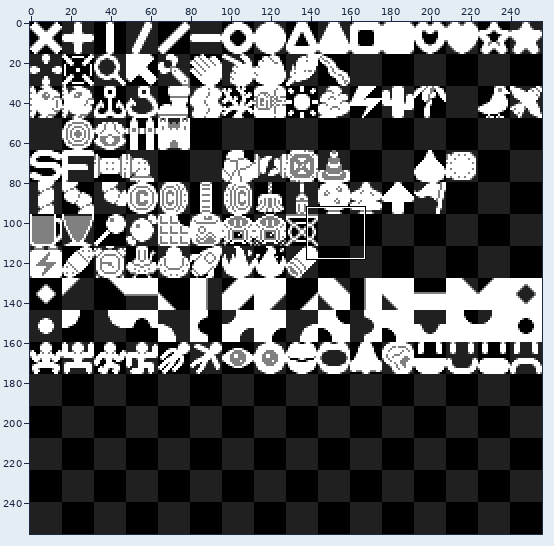
Pixel-art file, stored at framework/glyphs.ase. The picture above shows the old version from afar; the outline marks the close-up.
Close-up. Earlier state:
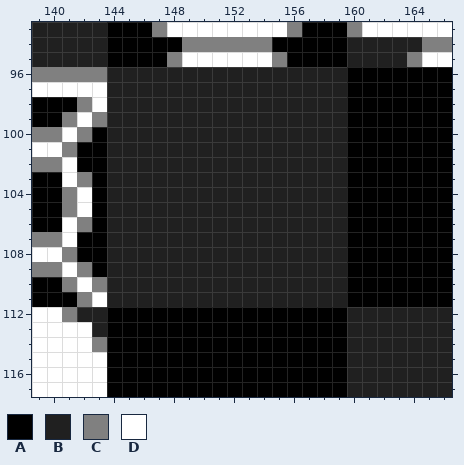
256x256 pixels, 1 frame. Shown: x 139..166, y 93..117.
Visible layers, top first: "main", "edit_bg".
Palette (. is transparent): A #000000  B #202020  C #808080  D #ffffff
Pixels before, first column x 139:
 93 BBBBBAAACDDDDDDDDCAAACDDDDDD
 94 BBBBBAAAAACCCCCCAAAAABBBBBCC
 95 BBBBBAAAACDDDDDDCAAAABBBBCDD
 96 CCCCCBBBBBBBBBBBBBBBBAAAAAAA
 97 DDDDDBBBBBBBBBBBBBBBBAAAAAAA
 98 AAACDBBBBBBBBBBBBBBBBAAAAAAA
 99 AACDCBBBBBBBBBBBBBBBBAAAAAAA
100 CCDCABBBBBBBBBBBBBBBBAAAAAAA
101 DDCAABBBBBBBBBBBBBBBBAAAAAAA
102 CCDAABBBBBBBBBBBBBBBBAAAAAAA
103 AADCABBBBBBBBBBBBBBBBAAAAAAA
104 AACDABBBBBBBBBBBBBBBBAAAAAAA
105 AACDABBBBBBBBBBBBBBBBAAAAAAA
106 AADCABBBBBBBBBBBBBBBBAAAAAAA
107 CCDAABBBBBBBBBBBBBBBBAAAAAAA
108 DDCAABBBBBBBBBBBBBBBBAAAAAAA
109 CCDCABBBBBBBBBBBBBBBBAAAAAAA
110 AACDCBBBBBBBBBBBBBBBBAAAAAAA
111 AAACDBBBBBBBBBBBBBBBBAAAAAAA
112 DDCBBAAAAAAAAAAAAAAAABBBBBBB
113 DDDDBAAAAAAAAAAAAAAAABBBBBBB
114 DDDDCAAAAAAAAAAAAAAAABBBBBBB
115 DDDDDAAAAAAAAAAAAAAAABBBBBBB
116 DDDDDAAAAAAAAAAAAAAAABBBBBBB
117 DDDDDAAAAAAAAAAAAAAAABBBBBBB
After the commit:
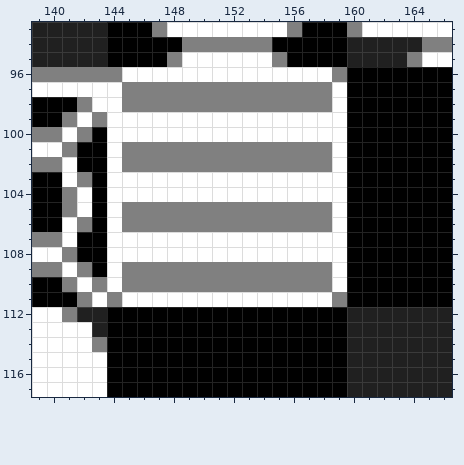
The author wrote: added filling cargo
Edits made:
{"where": "layer \"main\""}
{"y":96,"x":144,"old":"BBBBBBBBBBBBBBBB","new":"CDDDDDDDDDDDDDDC"}
{"y":97,"x":144,"old":"BBBBBBBBBBBBBBBB","new":"DCCCCCCCCCCCCCCD"}
{"y":98,"x":144,"old":"BBBBBBBBBBBBBBBB","new":"DCCCCCCCCCCCCCCD"}
{"y":99,"x":144,"old":"BBBBBBBBBBBBBBBB","new":"DDDDDDDDDDDDDDDD"}
{"y":100,"x":144,"old":"BBBBBBBBBBBBBBBB","new":"DDDDDDDDDDDDDDDD"}
{"y":101,"x":144,"old":"BBBBBBBBBBBBBBBB","new":"DCCCCCCCCCCCCCCD"}
{"y":102,"x":144,"old":"BBBBBBBBBBBBBBBB","new":"DCCCCCCCCCCCCCCD"}
{"y":103,"x":144,"old":"BBBBBBBBBBBBBBBB","new":"DDDDDDDDDDDDDDDD"}
{"y":104,"x":144,"old":"BBBBBBBBBBBBBBBB","new":"DDDDDDDDDDDDDDDD"}
{"y":105,"x":144,"old":"BBBBBBBBBBBBBBBB","new":"DCCCCCCCCCCCCCCD"}
{"y":106,"x":144,"old":"BBBBBBBBBBBBBBBB","new":"DCCCCCCCCCCCCCCD"}
{"y":107,"x":144,"old":"BBBBBBBBBBBBBBBB","new":"DDDDDDDDDDDDDDDD"}
{"y":108,"x":144,"old":"BBBBBBBBBBBBBBBB","new":"DDDDDDDDDDDDDDDD"}
{"y":109,"x":144,"old":"BBBBBBBBBBBBBBBB","new":"DCCCCCCCCCCCCCCD"}
{"y":110,"x":144,"old":"BBBBBBBBBBBBBBBB","new":"DCCCCCCCCCCCCCCD"}
{"y":111,"x":144,"old":"BBBBBBBBBBBBBBBB","new":"CDDDDDDDDDDDDDDC"}
{"label":"changed","picture_box":[107,67,347,307]}
